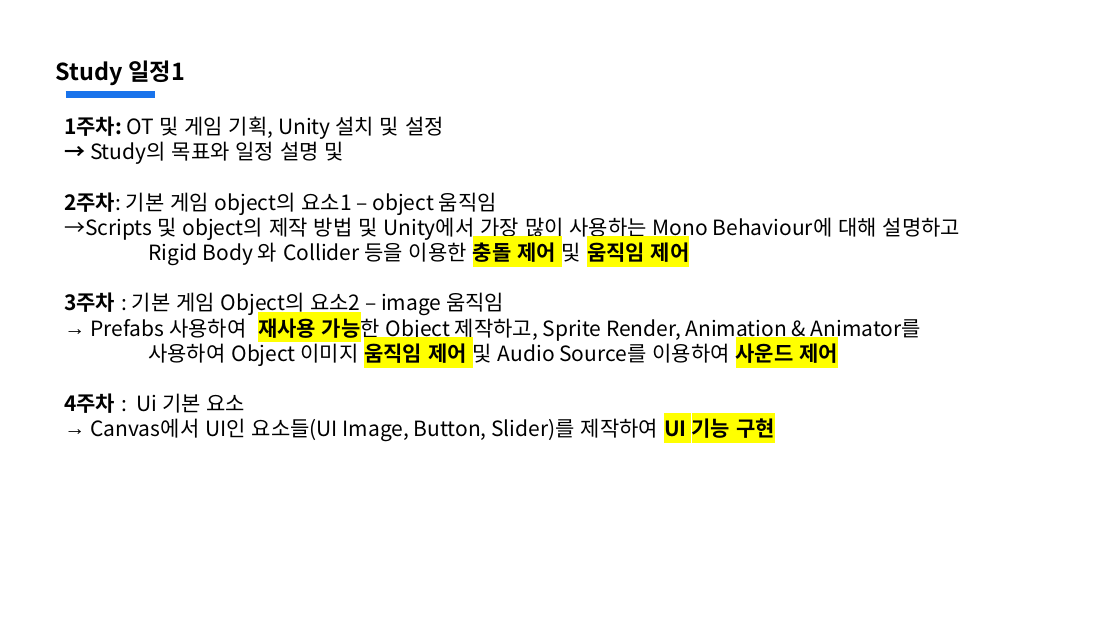
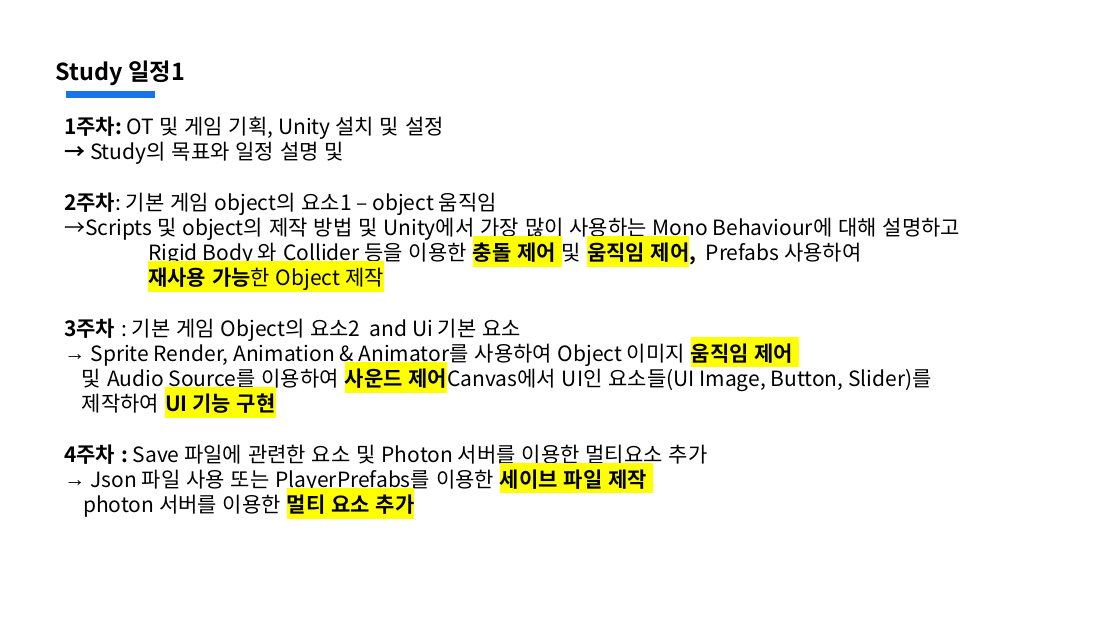
Before and after one commit to jsjin01/MJsec_Unity_Mentoring, a slide deck: slide 3 of MJsec_게임 개발 멘토링/MJsec_1주차.pptx. Drawn at 1120x630 pixels with LibreOffice and Linux fonts; fonts in the diff are those of the drawing. Boxes give left, top, right and bottom in pixels: in the first picture for what was removed or moved away, otherwise in the second. Text is boxed around its words. In the diff, an @@ line names an element or a change of style, - is before the commit and + after.

```diff
--- a/MJsec_게임 개발 멘토링/MJsec_1주차.pptx
+++ b/MJsec_게임 개발 멘토링/MJsec_1주차.pptx
@@ text at bbox=[64, 239, 932, 517]: text changed @@
-Rigid Body 와 Collider 등을 이용한 충돌 제어 및 움직임 제어
-3주차 : 기본 게임 Object의 요소2 – image 움직임
-→ Prefabs 사용하여 재사용 가능한 Object 제작하고, Sprite Render, Animation & Animator를
-사용하여 Object 이미지 움직임 제어 및 Audio Source를 이용하여 사운드 제어
-4주차 : Ui 기본 요소
-→ Canvas에서 UI인 요소들(UI Image, Button, Slider)를 제작하여 UI 기능 구현
+Rigid Body 와 Collider 등을 이용한 충돌 제어 및 움직임 제어, Prefabs 사용하여
+재사용 가능한 Object 제작
+3주차 : 기본 게임 Object의 요소2 and Ui 기본 요소
+→ Sprite Render, Animation & Animator를 사용하여 Object 이미지 움직임 제어
+및 Audio Source를 이용하여 사운드 제어Canvas에서 UI인 요소들(UI Image, Button, Slider)를
+제작하여 UI 기능 구현
+4주차 : Save 파일에 관련한 요소 및 Photon 서버를 이용한 멀티요소 추가
+→ Json 파일 사용 또는 PlayerPrefabs를 이용한 세이브 파일 제작
+photon 서버를 이용한 멀티 요소 추가
```
Also in this commit, not shown: 1 slide removed, 24 other files.
